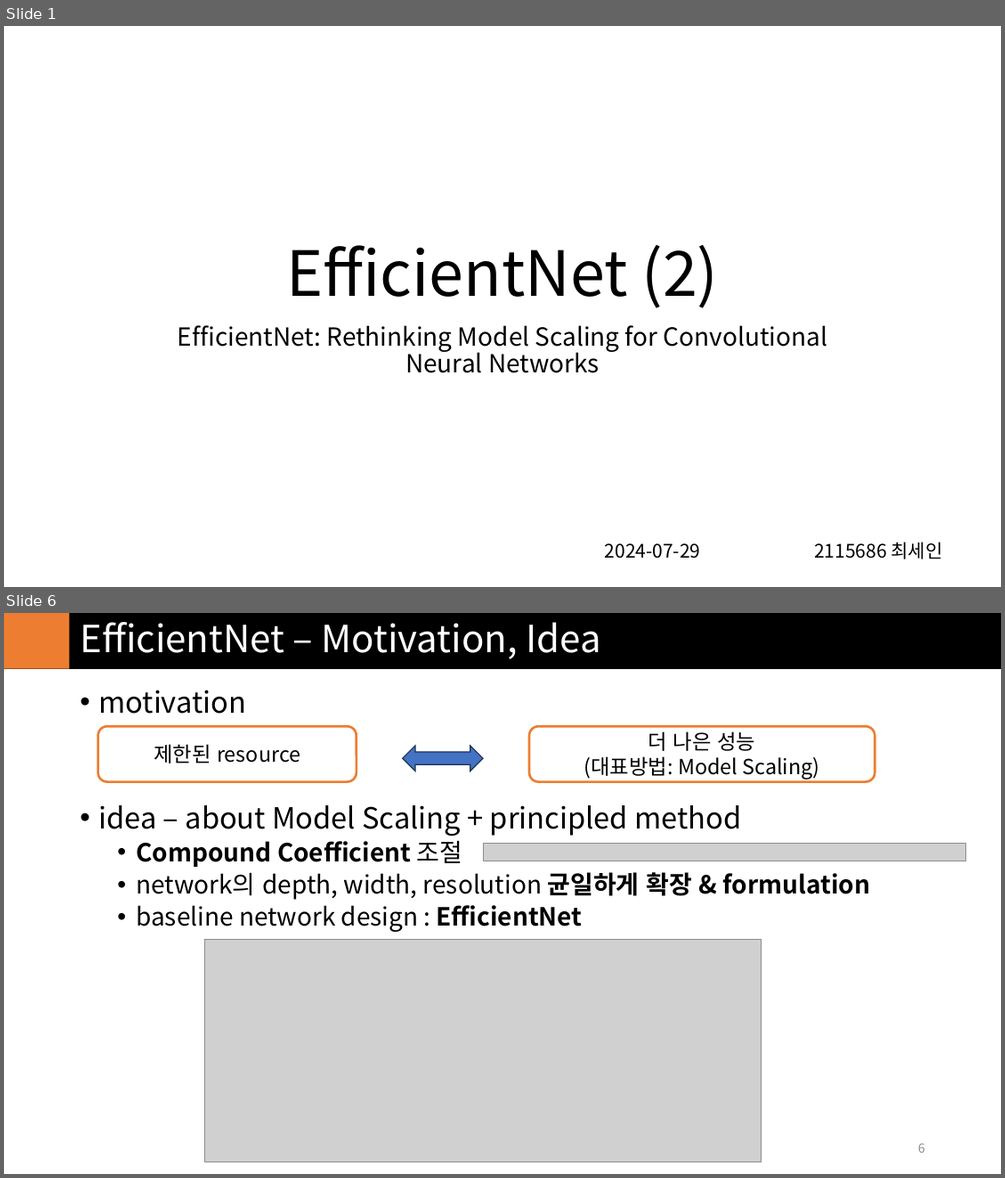
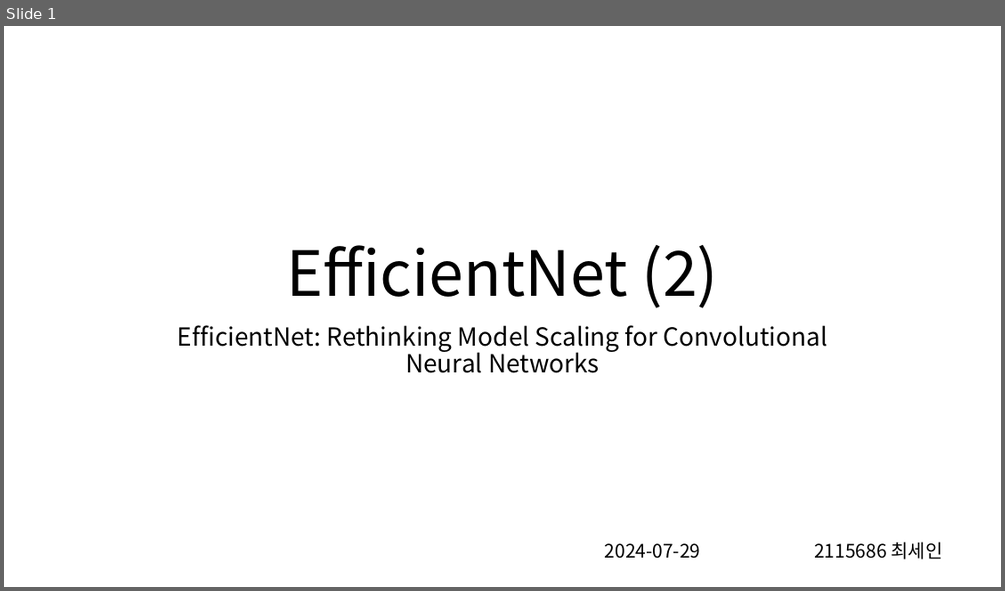
Before and after one commit to in3der/ivpl_Study_Model, a slide deck: EfficientNet/report/NASNet&EfficientNet_2.pptx. Shown one above the other, each under a label of ours: slides 1 and 6 before the commit, slide 1 after it; the slides between them are not shown. The pictures are 1005x1178 and 1005x591 pixels, drawn with LibreOffice and Linux fonts; fonts in the diff are those of the drawing; grey boxes stand for pictures. Boxes give left, top, right and bottom in pixels: in the first picture for what was removed or moved away, otherwise in the second. Text is boxed around its words. In the diff, an @@ line names an element or a change of style, - is before the commit and + after.

Commit message:
EfficientNet

```diff
--- a/EfficientNet/report/NASNet&EfficientNet_2.pptx
+++ b/EfficientNet/report/NASNet&EfficientNet_2.pptx
@@ slide 6 removed at [4,613,1001,1174], background #FFFFFF @@
@@ rectangle removed at [4,613,1001,668] @@
@@ rectangle removed at [4,613,70,668] @@
@@ title removed at [80,622,601,659] @@
-EfficientNet – Motivation, Idea
@@ text removed at [98,690,870,932] @@
-• motivation
-• idea – about Model Scaling + principled method
-  • Compound Coefficient 조절
-  • network의 depth, width, resolution 균일하게 확장 & formulation
-  • baseline network design : EfficientNet
@@ rounded rectangle removed at [98,727,356,782] @@
-제한된 resource
@@ left right arrow removed at [403,746,484,771] @@
@@ rounded rectangle removed at [529,727,874,782] @@
-더 나은 성능
-(대표방법: Model Scaling)
@@ picture removed at [484,844,966,860] @@
@@ picture removed at [205,940,761,1162] @@
@@ page number removed at [918,1143,925,1152] @@
-6
```
Also in this commit, not shown: 3 slides changed, 6 slides added, 7 other slides removed, 1 other file.
